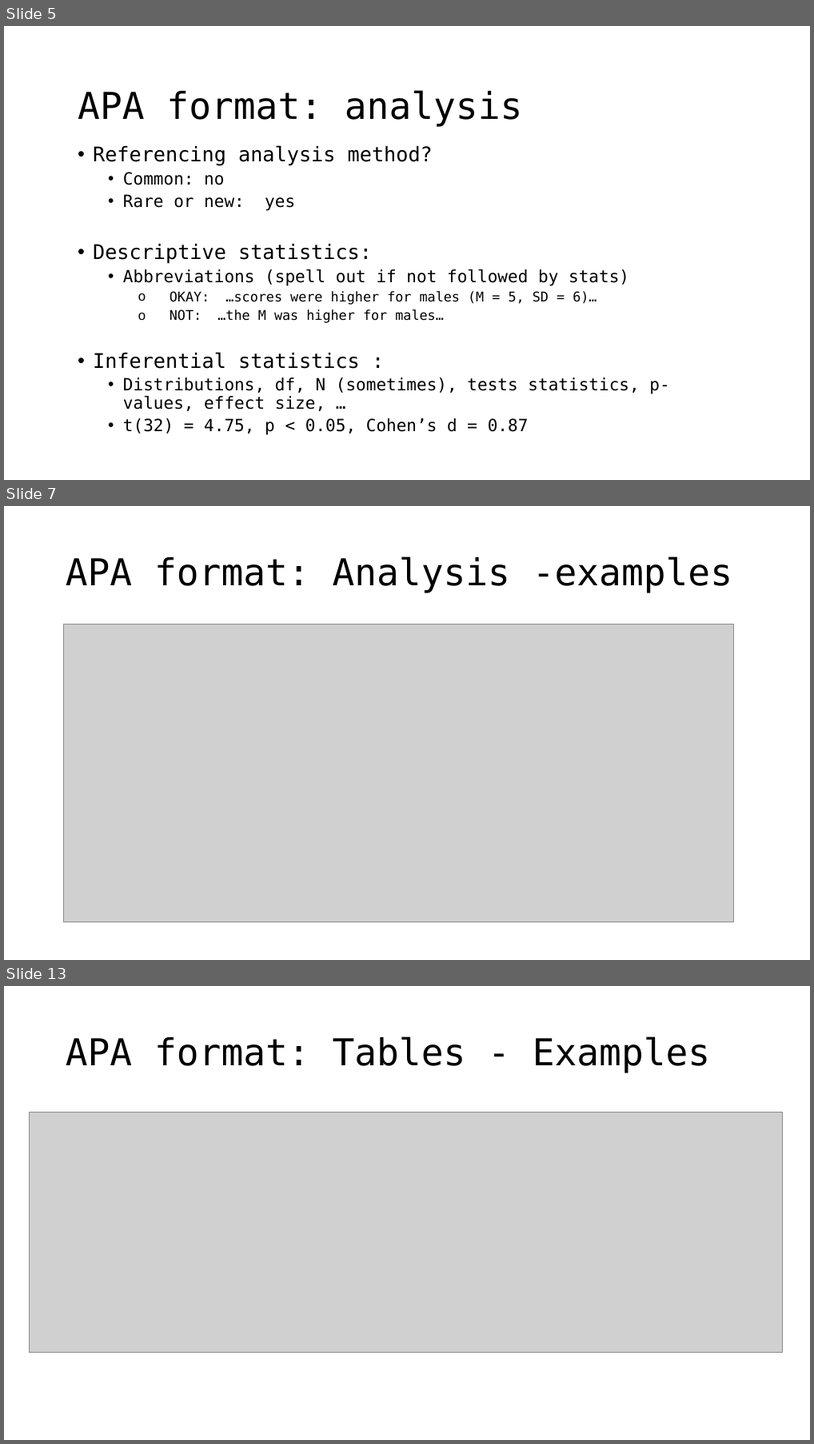
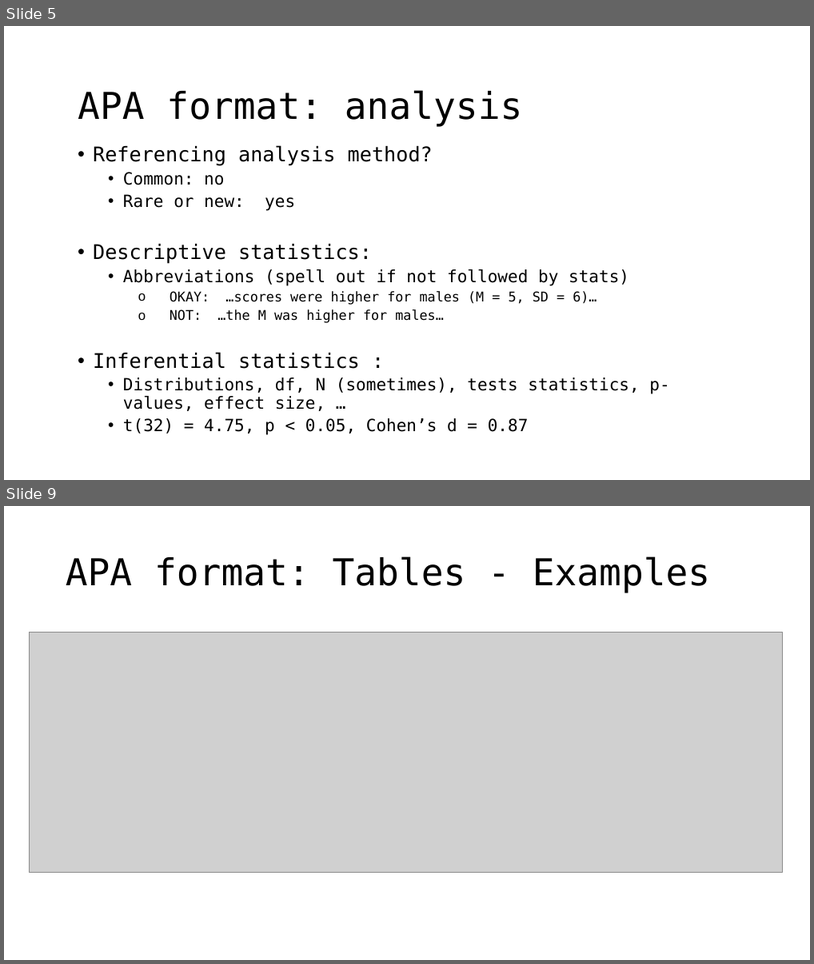
Before and after one commit to CEHS-research/PSY-6600_public, a slide deck: slides/ch0_apa_6th.pptx. Shown one above the other, each under a label of ours: slides 5, 7 and 13 before the commit, slides 5 and 9 after it; the slides between them are not shown. The pictures are 814x1444 and 814x964 pixels, drawn with LibreOffice and Linux fonts; fonts in the diff are those of the drawing; grey boxes stand for pictures. Boxes give left, top, right and bottom in pixels: in the first picture for what was removed or moved away, otherwise in the second. Text is boxed around its words. In the diff, an @@ line names an element or a change of style, - is before the commit and + after.

```diff
--- a/slides/ch0_apa_6th.pptx
+++ b/slides/ch0_apa_6th.pptx
@@ slide 7 removed at (4,506,810,960), background #FFFFFF @@
@@ title removed at (66,556,733,593) @@
-APA format: Analysis -examples
@@ picture removed at (63,624,734,922) @@
@@ what was slide 13 is now slide 9 @@
```
Also in this commit, not shown: 7 slides changed, 3 other slides removed, 2 other files.
